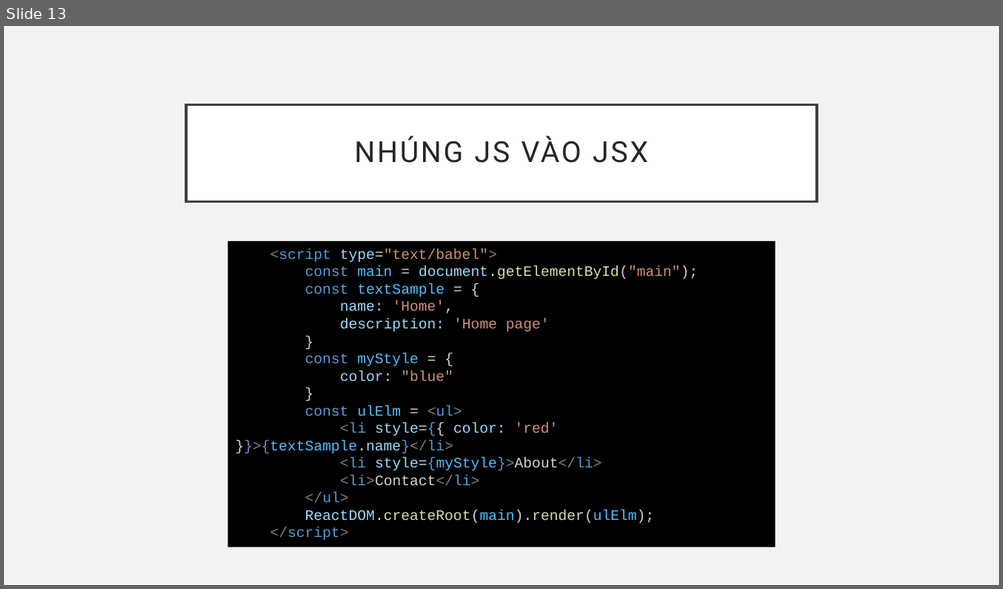
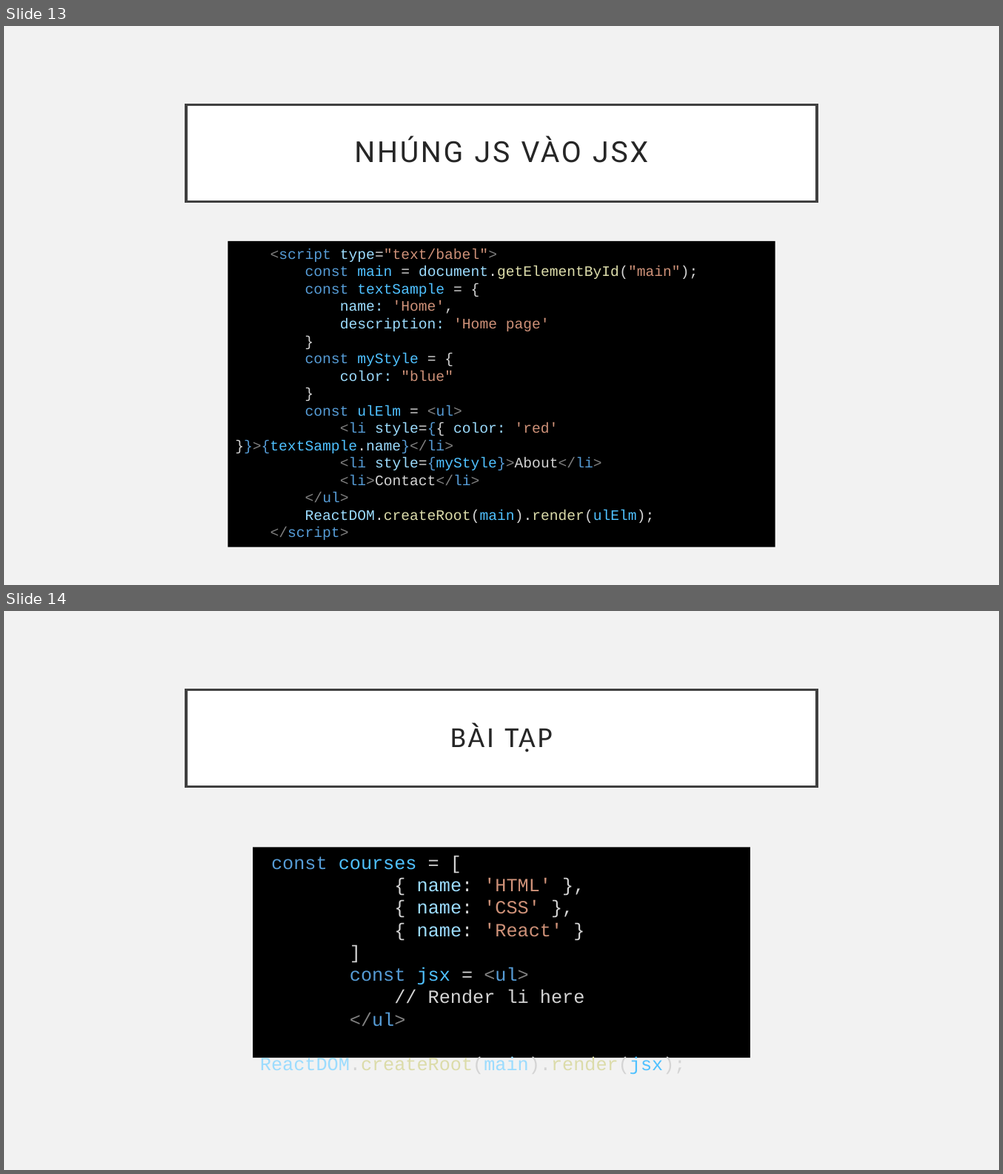
Before and after one commit to sobbingwind/React, a slide deck: 7_JSX.pptx. Shown one above the other, each under a label of ours: slide 13 before the commit, slides 13 and 14 after it. The pictures are 1003x589 and 1003x1174 pixels, drawn with LibreOffice and Linux fonts; fonts in the diff are those of the drawing. Boxes give left, top, right and bottom in pixels: in the first picture for what was removed or moved away, otherwise in the second. Text is boxed around its words. In the diff, an @@ line names an element or a change of style, - is before the commit and + after.

```diff
--- a/7_JSX.pptx
+++ b/7_JSX.pptx
@@ slide 14 added at [4, 611, 999, 1170], background #F2F2F2 @@
@@ title added at [186, 689, 817, 786], fill #FFFFFF, outline #404040 2.5 pt, 28 pt, text #262626 @@
+BÀI TẬP
@@ rectangle added at [253, 848, 750, 1059], fill #000000, 18 pt, text #D4D4D4 @@
+const courses = [
+{ name: 'HTML' },
+{ name: 'CSS' },
+{ name: 'React' }
+]
+const jsx = <ul>
+// Render li here
+</ul>
+ReactDOM.createRoot(main).render(jsx);
```
